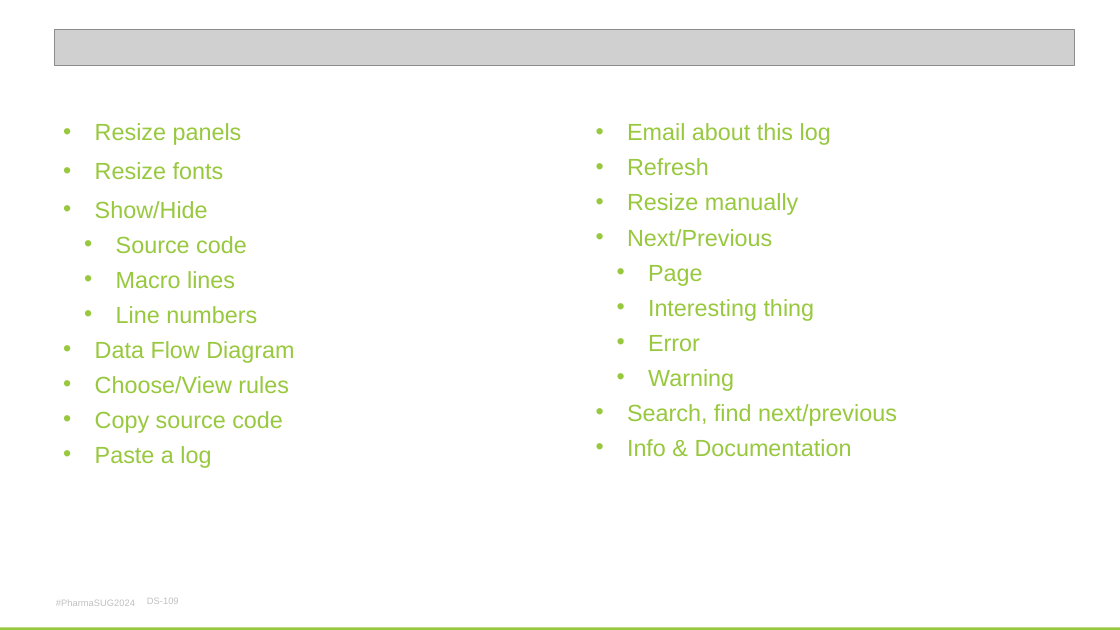
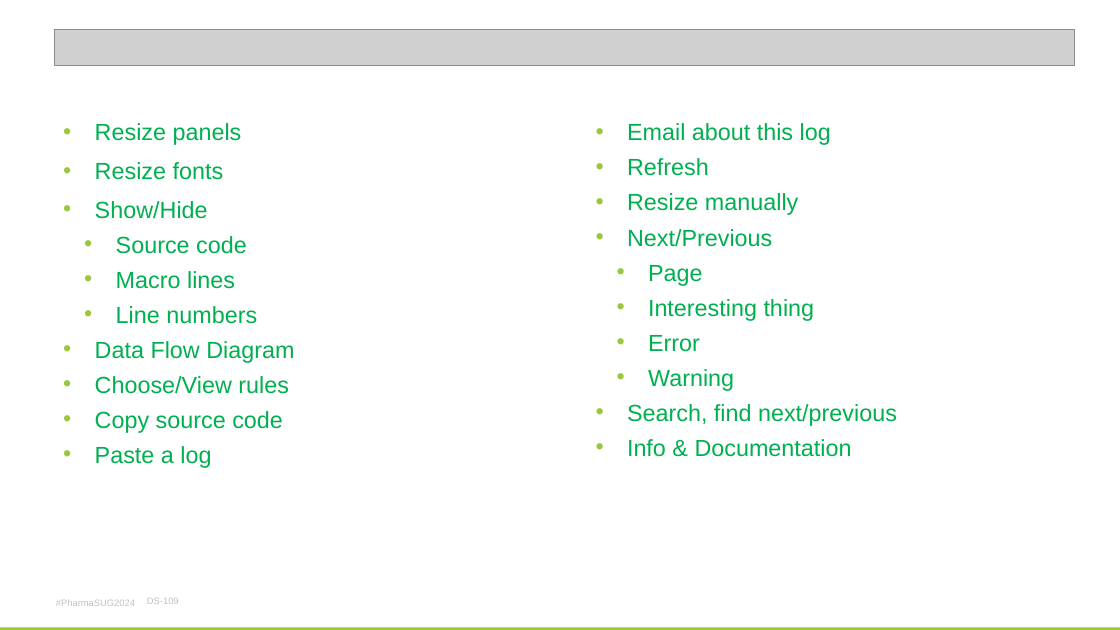
Before and after one commit to philipmason/Wood-Street-Consultants, a slide deck: slide 22 of Papers/2024/Pharmasug 2024/DS-109.pptx. Drawn at 1120x630 pixels with LibreOffice and Linux fonts; fonts in the diff are those of the drawing; grey boxes stand for pictures; background and template pictures are left out. Boxes give left, top, right and bottom in pixels: in the first picture for what was removed or moved away, otherwise in the second. Text is boxed around its words. In the diff, an @@ line names an element or a change of style, - is before the commit and + after.

```diff
--- a/Papers/2024/Pharmasug 2024/DS-109.pptx
+++ b/Papers/2024/Pharmasug 2024/DS-109.pptx
@@ text "Resize panels" at [95, 123, 294, 468]: text colour #98C83E to #00B050 @@
@@ text "Email about this log" at [627, 123, 897, 457]: text colour #98C83E to #00B050 @@
```
Also in this commit, not shown: 10 other slides changed, 2 other files.
